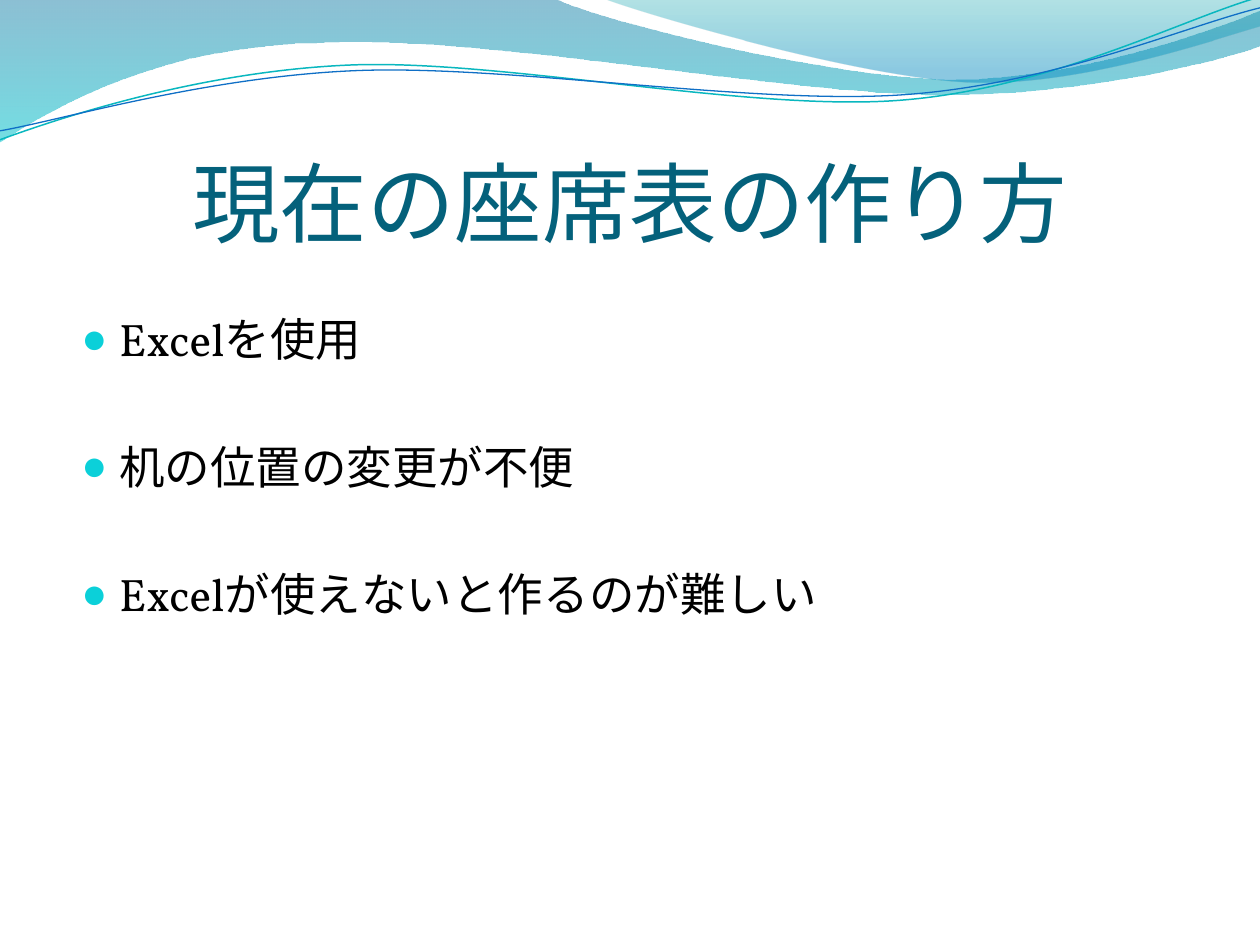
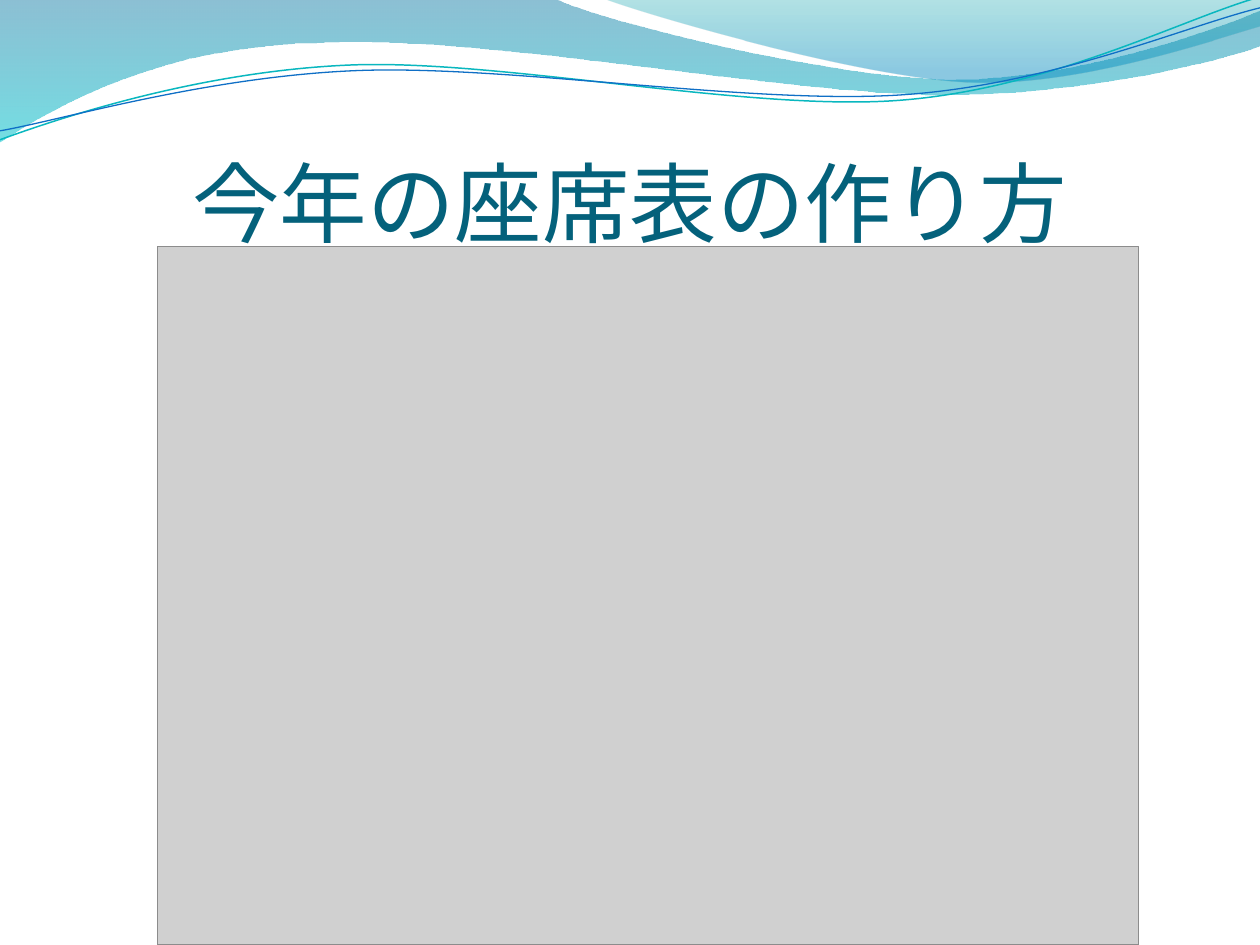
Before and after one commit to opu-yokotalab/learn-zaseki, a slide deck: slide 3 of インターン発表.pptx. Drawn at 1260x945 pixels with LibreOffice and Linux fonts; fonts in the diff are those of the drawing; grey boxes stand for pictures; background and template pictures are left out. Boxes give left, top, right and bottom in pixels: in the first picture for what was removed or moved away, otherwise in the second. Text is boxed around its words. In the diff, an @@ line names an element or a change of style, - is before the commit and + after.

```diff
--- a/インターン発表.pptx
+++ b/インターン発表.pptx
@@ title at (192,162,1067,258): text changed @@
-現在の座席表の作り方
+今年の座席表の作り方
@@ picture added at (158,246,1139,945) @@
@@ text removed at (119,318,816,615) @@
-● Excelを使用
-● 机の位置の変更が不便
-● Excelが使えないと作るのが難しい
```
Also in this commit, not shown: 6 other slides changed.
